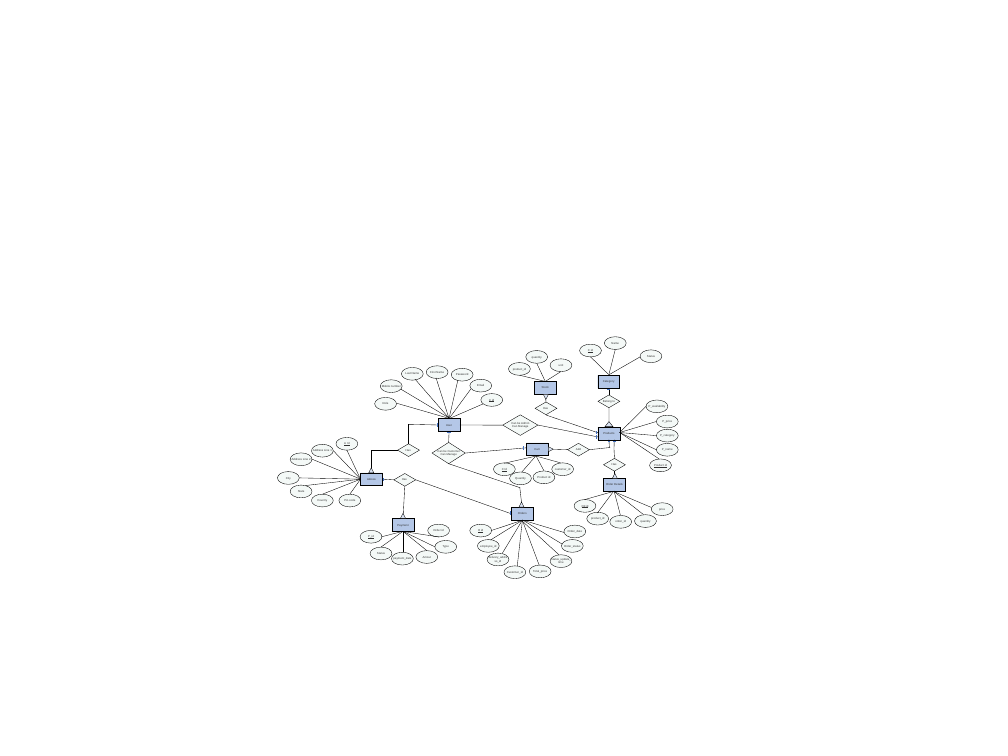
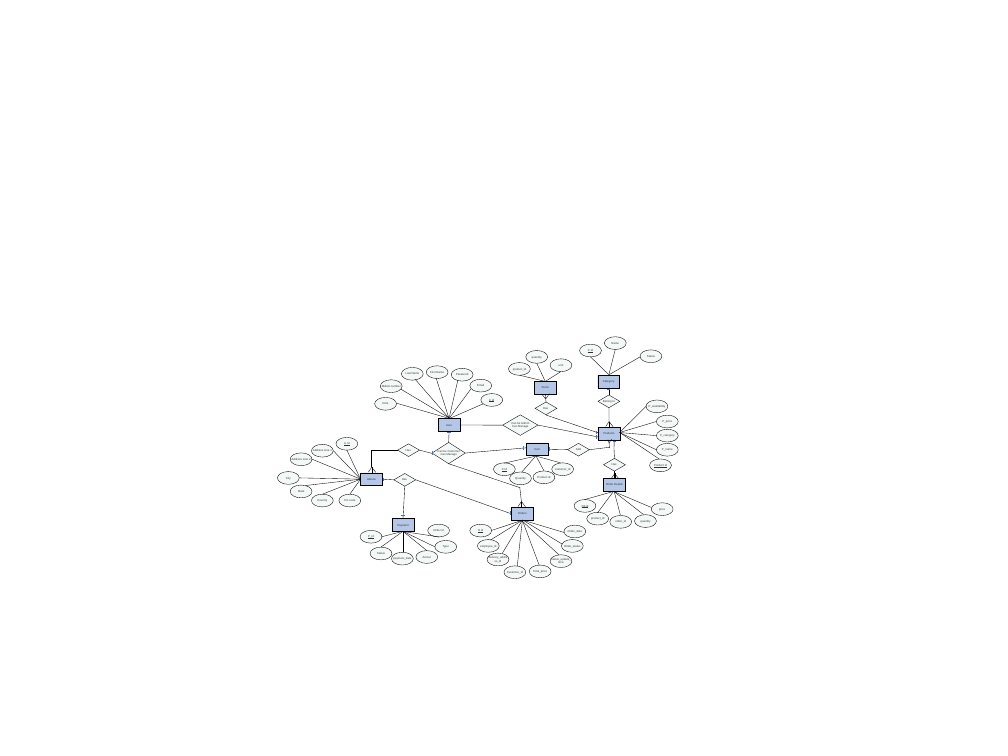
Before and after one commit to AnkitaPatil2002/DairyExpress, a slide deck: slide 1 of 4_Diagram/ER-Dig/Dairy Express ER-Dig.pptx. Drawn at 1008x756 pixels with LibreOffice and Linux fonts; fonts in the diff are those of the drawing. Boxes give left, top, right and bottom in pixels: in the first picture for what was removed or moved away, otherwise in the second. Text is boxed around its words. In the diff, an @@ line names an element or a change of style, - is before the commit and + after.

```diff
--- a/4_Diagram/ER-Dig/Dairy Express ER-Dig.pptx
+++ b/4_Diagram/ER-Dig/Dairy Express ER-Dig.pptx
@@ line added from (541, 394) to (545, 399), #000000 0.25 pt @@
@@ triangle removed at (543,394,548,399) @@
@@ line added from (549, 394) to (546, 398), #000000 0.25 pt @@
@@ triangle removed at (548,447,553,452) @@
@@ triangle removed at (605,421,613,426) @@
@@ line added from (609, 421) to (606, 426), #000000 0.25 pt @@
@@ line added from (609, 421) to (613, 426), #000000 0.25 pt @@
@@ line added from (609, 421) to (609, 427), #000000 0.25 pt @@
@@ triangle removed at (369,468,374,473) @@
@@ line added from (372, 467) to (369, 472), #000000 0.25 pt @@
@@ line moved from (372, 473) - (372, 451) to (372, 467) - (372, 451) @@
@@ line moved from (408, 424) - (408, 444) to (372, 468) - (372, 473) @@
@@ line added from (372, 467) to (376, 473), #000000 0.25 pt @@
@@ line moved from (438, 425) - (408, 424) to (432, 454) - (419, 451) @@
@@ line moved from (437, 423) - (437, 426) to (432, 452) - (432, 455) @@
@@ line moved from (553, 450) - (568, 450) to (548, 450) - (568, 450) @@
@@ triangle removed at (612,474,617,479) @@
@@ line added from (615, 474) to (612, 479), #000000 0.25 pt @@
@@ line added from (615, 474) to (619, 479), #000000 0.25 pt @@
@@ line added from (615, 474) to (615, 479), #000000 0.25 pt @@
@@ line added from (521, 502) to (518, 506), #000000 0.25 pt @@
@@ triangle removed at (519,502,524,507) @@
@@ line added from (521, 502) to (525, 507), #000000 0.25 pt @@
@@ line added from (521, 502) to (521, 507), #000000 0.25 pt @@
@@ triangle removed at (400,513,405,518) @@
@@ line added from (405, 515) to (401, 515), #4472C4 0.5 pt @@
```
Also in this commit, not shown: 2 other files.
